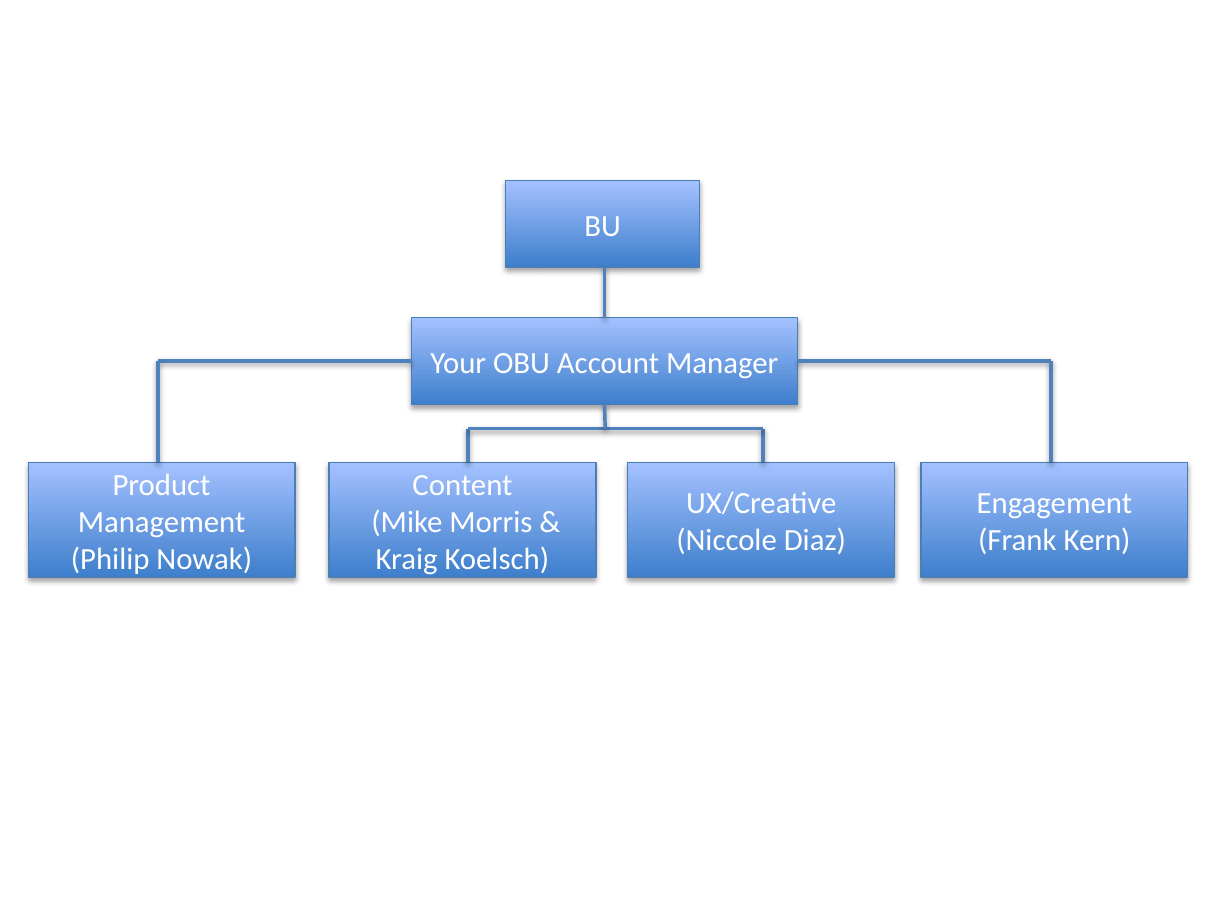
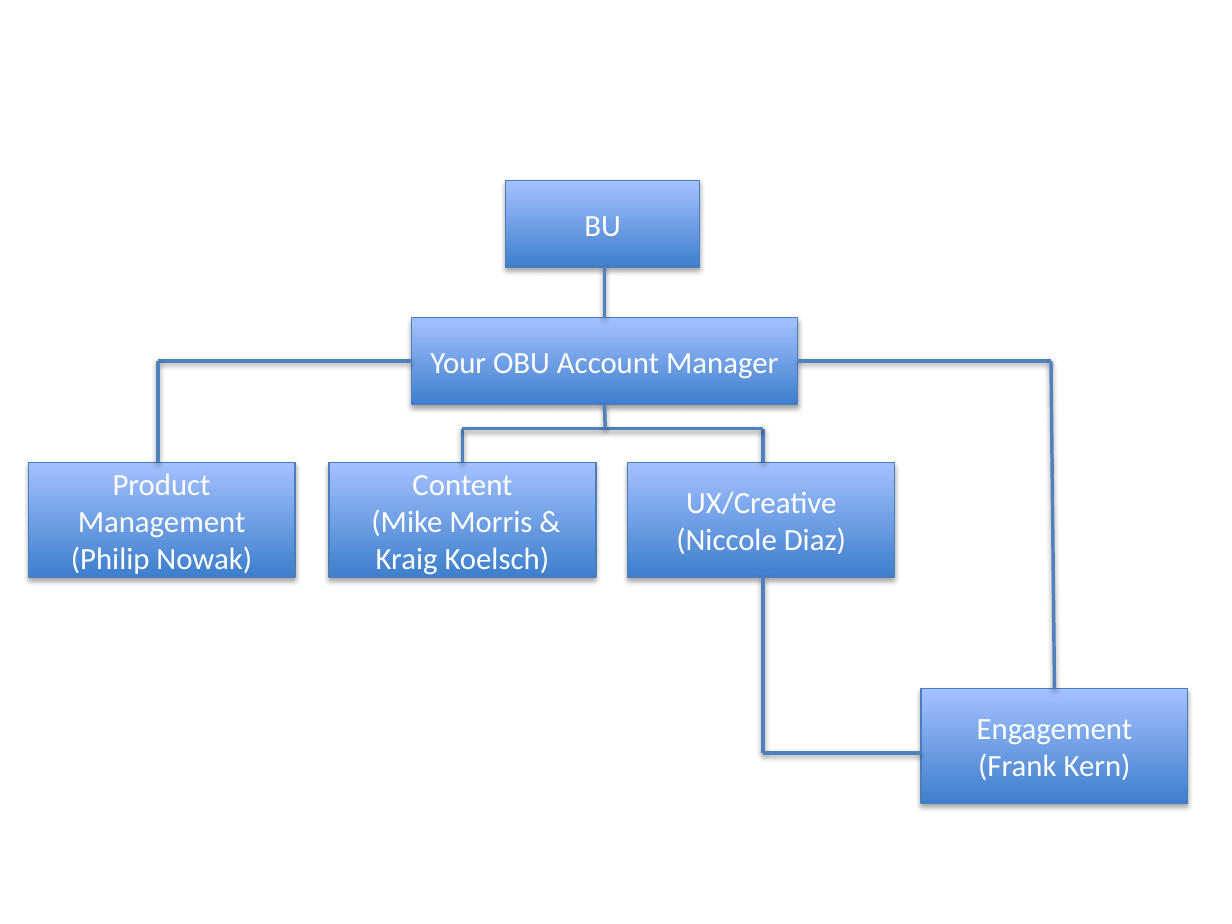
Before and after one commit to starbunks/ilikebeer, a slide deck: slide 1 of MISC/Resource_Workflow.pptx. Drawn at 1232x924 pixels with LibreOffice and Linux fonts; fonts in the diff are those of the drawing. Boxes give left, top, right and bottom in pixels: in the first picture for what was removed or moved away, otherwise in the second. Text is boxed around its words. In the diff, an @@ line names an element or a change of style, - is before the commit and + after.

Commit message:
/ ‘MISC/Resource_Workflow.pptx’

```diff
--- a/MISC/Resource_Workflow.pptx
+++ b/MISC/Resource_Workflow.pptx
@@ line moved from (1051, 361) - (1051, 462) to (1051, 361) - (1055, 689) @@
@@ line moved from (468, 429) - (468, 462) to (462, 429) - (462, 462) @@
@@ line moved from (763, 429) - (468, 429) to (763, 429) - (462, 429) @@
@@ line added from (763, 577) to (763, 753), #4F81BD 2 pt @@
@@ rectangle "Engagement": place and size @@
-rectangle "Engagement" at [922, 462, 1189, 577]
+rectangle "Engagement" at [922, 689, 1189, 803]
@@ line added from (922, 753) to (763, 753), #4F81BD 2 pt @@
```
